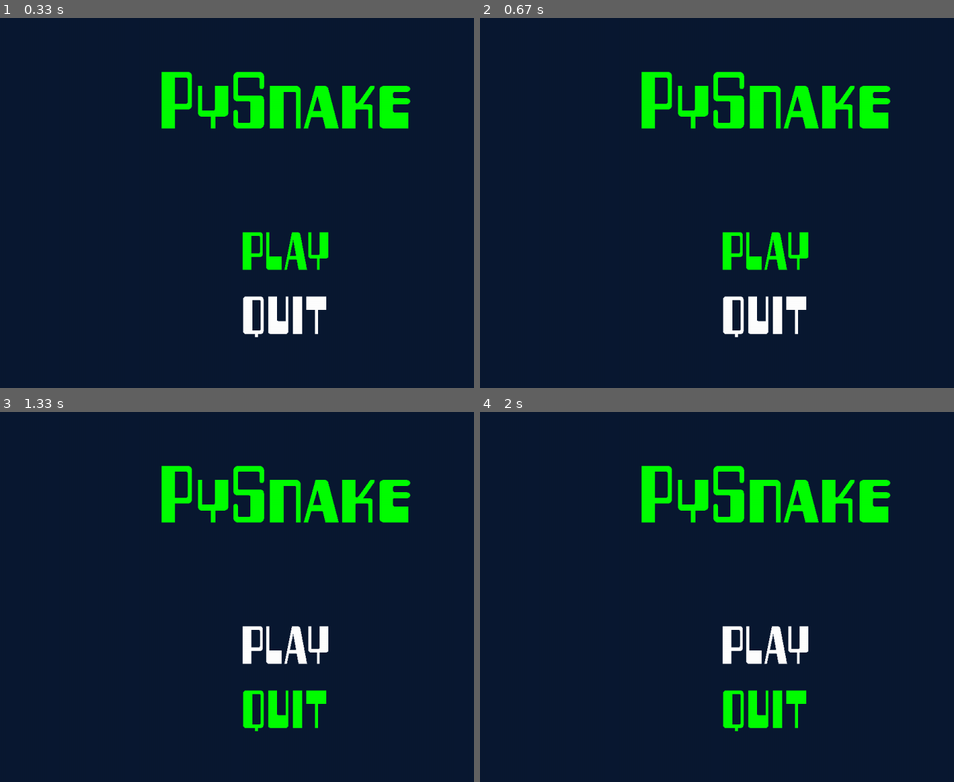
Above: before the commit, frames 1-4 (two rows, left to right).
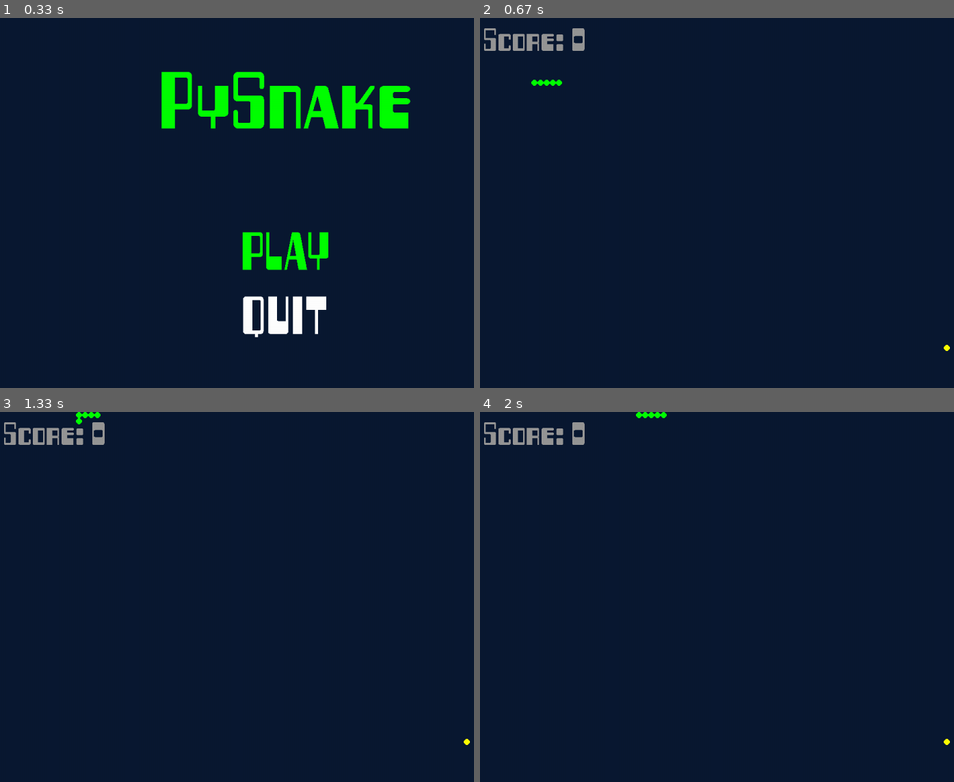
Above: after the commit, the same moments.

Repository: joaquinfontela/PyGame
Game: pygame game, started from Snake/src/main.py
The game is run twice, just before and just after one commit, with the same random seed, the same clock (stepped at 60 frames per second) and the same inputs.
Inputs:
- Up to frame 1 (0.33 s): no input
- Up to frame 2 (0.67 s): tap Enter at 0.33 s
- Up to frame 3 (1.33 s): hold Up 0.67-1.13 s; hold Right from 1.17 s (still down)
- Up to frame 4 (2 s): release Right at 1.63 s; hold Left from 1.67 s (still down)

Frame 1 is identical in both runs. In frame 2, 6.6% of the frame differs, in the area x 0-100%, y 2-90%; in frame 3, 6.6%; in frame 4, 6.6%.

Commit message:
snake working

Diff:
--- a/Snake/src/Colors/Colors.py
+++ b/Snake/src/Colors/Colors.py
@@ -1,6 +1,6 @@
 white = (255, 255, 255)
 black = (0, 0, 0)
-gray = (50, 50, 50)
+gray = (150, 150, 150)
 red = (255, 0, 0)
 green = (0, 255, 0)
 blue = (0, 0, 255)
--- /dev/null
+++ b/Snake/src/Game.py
@@ -0,0 +1,84 @@
+from Colors.Colors import BACKGROUND_MENU_COLOR as BACKGROUND_COLOR
+from Colors.Colors import gray as GRAY, yellow as YELLOW
+import pygame
+import time
+from Snake import Snake, CIRCLE_DIAMETER
+from SnakeUtils.Direction.RightDirection import RightDirection
+from SnakeUtils.Direction.LeftDirection import LeftDirection
+from SnakeUtils.Direction.UpDirection import UpDirection
+from SnakeUtils.Direction.DownDirection import DownDirection
+from random import randrange
+from TextFormatter.TextFormatter import TextFormatter
+
+CIRCLE_RADIUS = CIRCLE_DIAMETER/2
+FONT = "Fonts/retro.ttf"
+
+
+class Game:
+
+    def __init__(self, window):
+        self.window = window
+        self.window.screen.fill(BACKGROUND_COLOR)
+        self.open = True
+        self.score = 0
+        self.snake = Snake(
+            self.window, (int(CIRCLE_RADIUS * 21), int(CIRCLE_RADIUS * 21)))
+        self._setRandomFoodPosition()
+        pygame.display.update()
+        while self.open:
+            time.sleep(0.05)
+            eventList = pygame.event.get()
+            if pygame.QUIT in map(lambda e: e.type, eventList):
+                self.open = False
+                self.window.stopRunning()
+            if eventList:
+                event = eventList[0]
+                if event.type == pygame.KEYDOWN:
+                    self.handleKeyDown(event)
+            self.updateSnakePosition()
+
+    def handleKeyDown(self, event):
+        if event.key == pygame.K_DOWN:
+            self.snake.changeDirection(DownDirection())
+        elif event.key == pygame.K_UP:
+            self.snake.changeDirection(UpDirection())
+        elif event.key == pygame.K_LEFT:
+            self.snake.changeDirection(LeftDirection())
+        elif event.key == pygame.K_RIGHT:
+            self.snake.changeDirection(RightDirection())
+
+    def updateSnakePosition(self):
+        pygame.display.flip()
+        self.snake.moveForward()
+        self.verifyCollisionWithFood()
+        self.window.screen.fill(BACKGROUND_COLOR)
+        self._updateScore()
+        self.drawFood()
+        self.snake.draw()
+        pygame.display.update()
+        if self.snake.collisionWithMyself():
+            self.open = False
+
+    def _setRandomFoodPosition(self):
+        screenWidth, screenHeight = self.window.getDimensions()
+        self.foodPosition = (randrange(
+            CIRCLE_RADIUS, screenWidth - CIRCLE_RADIUS, CIRCLE_RADIUS * 2), randrange(
+            CIRCLE_RADIUS, screenHeight - CIRCLE_RADIUS, CIRCLE_RADIUS * 2))
+        if list(self.foodPosition) in self.snake.getBodyPosition():
+            self._setRandomFoodPosition()
+
+    def drawFood(self):
+        pygame.draw.circle(self.window.screen, YELLOW,
+                           self.foodPosition, CIRCLE_RADIUS)
+
+    def verifyCollisionWithFood(self):
+        if list(self.foodPosition) in self.snake.getBodyPosition():
+            self._setRandomFoodPosition()
+            self.snake.eatFood()
+            self.score += 10
+
+    def _updateScore(self):
+        scoreText = TextFormatter().formatText(
+            f"Score: {self.score}", FONT, 60, GRAY)
+        self.window.screen.blit(
+            scoreText, (150 - (scoreText.get_rect()[2]/2), 10))
--- a/Snake/src/MainMenu.py
+++ b/Snake/src/MainMenu.py
@@ -3,6 +3,7 @@
 from TextFormatter.TextFormatter import TextFormatter
 from Colors.Colors import BACKGROUND_MENU_COLOR as BACKGROUND_COLOR
 from Colors.Colors import green as GREEN, white as WHITE
+from Game import Game
 
 
 FONT = "Fonts/retro.ttf"
@@ -36,9 +37,12 @@
     def _loop(self):
         while self.open:
             for event in pygame.event.get():
-                if event.type == pygame.KEYDOWN and event.key in (pygame.K_DOWN, pygame.K_UP):
-                    self._switchPlaySelected()
-                    self._displayTexts()
+                if event.type == pygame.KEYDOWN:
+                    if event.key in (pygame.K_DOWN, pygame.K_UP):
+                        self._switchPlaySelected()
+                        self._displayTexts()
+                    if event.key == pygame.K_RETURN:
+                        Game(self.window)
                 if event.type == pygame.QUIT or \
                         (event.type == pygame.KEYDOWN and event.key == pygame.K_RETURN and not self.playSelected):
                     self.open = False
--- /dev/null
+++ b/Snake/src/Snake.py
@@ -0,0 +1,46 @@
+from SnakeUtils.Direction.Direction import Direction
+import pygame
+from Colors.Colors import green as GREEN
+from SnakeUtils.Direction.RightDirection import RightDirection
+
+CIRCLE_DIAMETER = 12
+
+
+class Snake:
+
+    def __init__(self, window, pos):
+        self.window = window
+        self.body = [[pos[0], pos[1]], [pos[0] - CIRCLE_DIAMETER, pos[1]],
+                     [pos[0] - 2 * CIRCLE_DIAMETER, pos[1]
+                      ], [pos[0] - 3 * CIRCLE_DIAMETER, pos[1]],
+                     [pos[0] - 4 * CIRCLE_DIAMETER, pos[1]]]
+        self.direction = Direction(self.window, RightDirection())
+
+    def moveForward(self):
+        self.body = self.direction.move(self.body, CIRCLE_DIAMETER)
+
+    def draw(self):
+        for pos in self.body:
+            pygame.draw.circle(self.window.screen, GREEN,
+                               (pos[0], pos[1]), CIRCLE_DIAMETER/2)
+        screenWidth, screenHeight = self.window.getDimensions()
+        self.body = [[pos[0] if pos[0] >= 0 else screenWidth + pos[0],
+                     pos[1] if pos[1] >= 0 else screenHeight + pos[1]]
+                     for pos in self.body]
+        self.body = [[pos[0] if pos[0] <= screenWidth else pos[0] - screenWidth,
+                      pos[1] if pos[1] <= screenHeight else pos[1] - screenHeight]
+                     for pos in self.body]
+
+    def changeDirection(self, newDirection):
+        self.direction.changeState(newDirection)
+
+    def getBodyPosition(self):
+        return self.body
+
+    def eatFood(self):
+        self.body.append(self.direction.getLastPoppedBodyPosition())
+
+    def collisionWithMyself(self):
+        positionsOfBody = {tuple(pos): self.body.count(pos)
+                           for pos in self.body}
+        return len(list(filter(lambda x: x > 1, positionsOfBody.values()))) > 0
--- /dev/null
+++ b/Snake/src/SnakeUtils/Direction/Direction.py
@@ -0,0 +1,21 @@
+class Direction:
+
+    def __init__(self, window, state):
+        self.window = window
+        self.lastPoppedBodyPosition = None
+        self.state = state
+
+    def getLastPoppedBodyPosition(self):
+        return self.lastPoppedBodyPosition
+
+    def move(self, body, diameter):
+        newBody = self.state.move(body, diameter)
+        self.lastPoppedBodyPosition = newBody.pop()
+        return newBody
+
+    def _canBeChangedTo(self, newState):
+        return self.state.canBeChangedTo(newState)
+
+    def changeState(self, newState):
+        if self._canBeChangedTo(newState):
+            self.state = newState
--- /dev/null
+++ b/Snake/src/SnakeUtils/Direction/DownDirection.py
@@ -0,0 +1,14 @@
+from . import UpDirection
+
+
+class DownDirection:
+
+    def move(self, body, diameter):
+        snakePos = body[0]
+        newBody = [[snakePos[0], snakePos[1] + diameter]]
+        for pos in body:
+            newBody.append(pos)
+        return newBody
+
+    def canBeChangedTo(self, newDirection):
+        return type(newDirection) not in (UpDirection.UpDirection, type(self))
--- /dev/null
+++ b/Snake/src/SnakeUtils/Direction/LeftDirection.py
@@ -0,0 +1,14 @@
+from . import RightDirection
+
+
+class LeftDirection:
+
+    def move(self, body, diameter):
+        snakePos = body[0]
+        newBody = [[snakePos[0] - diameter, snakePos[1]]]
+        for pos in body:
+            newBody.append(pos)
+        return newBody
+
+    def canBeChangedTo(self, newDirection):
+        return type(newDirection) not in (RightDirection.RightDirection, type(self))
--- /dev/null
+++ b/Snake/src/SnakeUtils/Direction/RightDirection.py
@@ -0,0 +1,14 @@
+from . import LeftDirection
+
+
+class RightDirection:
+
+    def move(self, body, diameter):
+        snakePos = body[0]
+        newBody = [[snakePos[0] + diameter, snakePos[1]]]
+        for pos in body:
+            newBody.append(pos)
+        return newBody
+
+    def canBeChangedTo(self, newDirection):
+        return type(newDirection) not in (LeftDirection.LeftDirection, type(self))
--- /dev/null
+++ b/Snake/src/SnakeUtils/Direction/UpDirection.py
@@ -0,0 +1,14 @@
+from . import DownDirection
+
+
+class UpDirection:
+
+    def move(self, body, diameter):
+        snakePos = body[0]
+        newBody = [[snakePos[0], snakePos[1] - diameter]]
+        for pos in body:
+            newBody.append(pos)
+        return newBody
+
+    def canBeChangedTo(self, newDirection):
+        return type(newDirection) not in (DownDirection.DownDirection, type(self))
--- a/Snake/src/Window.py
+++ b/Snake/src/Window.py
@@ -9,7 +9,6 @@
         Initializes a Window object with width and height attributes.
         '''
         pygame.init()
-        print(sorted(pygame.font.get_fonts()))
         self.width = width
         self.height = height
         self._screen = pygame.display.set_mode((width, height))
@@ -40,6 +39,7 @@
 
     def stopRunning(self):
         self.running = False
+        quit()
 
     def _setBackgroundColor(self, r, g, b):
         color = (r, g, b)
